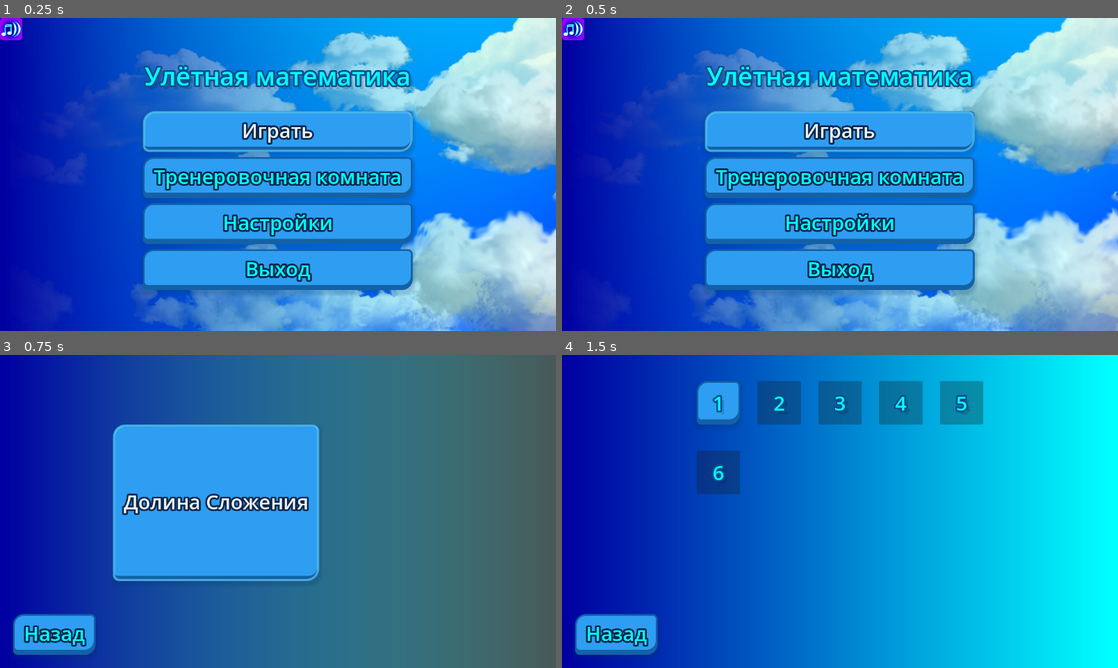
Above: before the commit, frames 1-4 (two rows, left to right).
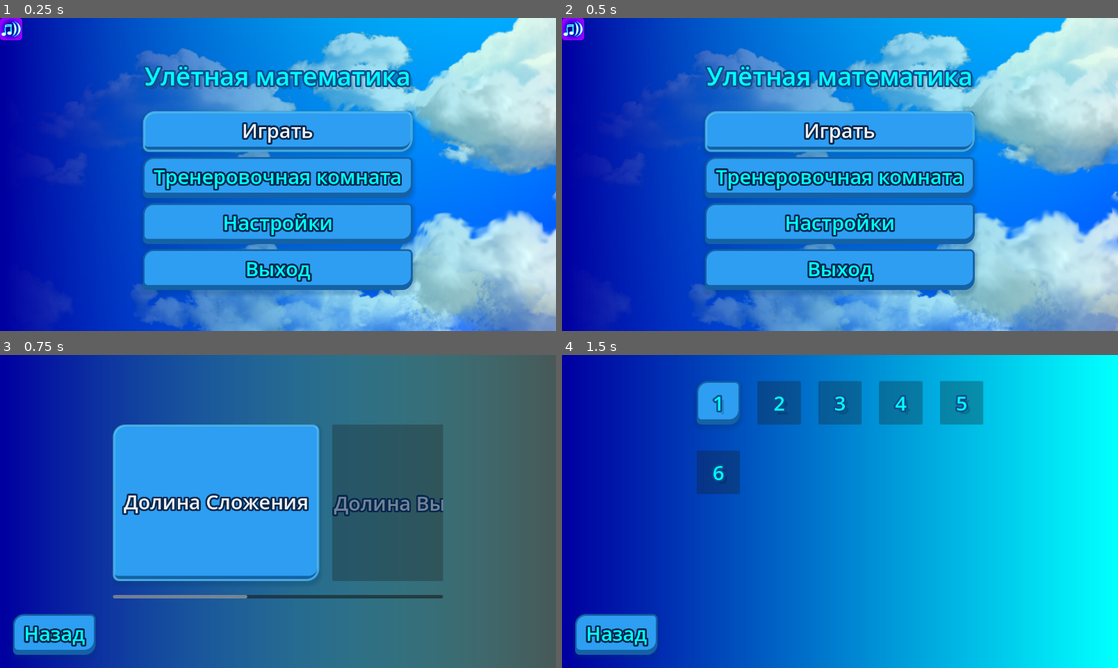
Above: after the commit, the same moments.

Repository: GGamezebo/quizmatik
Game: Godot game, scene res://main.tscn
Same seed, same stepped clock (60 frames per second), same inputs: the game is played once before the commit and once after it. The engine's default icon, where the game draws it, is replaced by a stand-in: a white triangle on a blue panel in a dark square.
Inputs:
- Up to frame 1 (0.25 s): no input
- Up to frame 2 (0.5 s): no input
- Up to frame 3 (0.75 s): click "Играть" at 0.5 s
- Up to frame 4 (1.5 s): click "Долина Сложения" at 1.25 s

Frames 1-2 are identical in both runs. In frame 3, 11% of the frame differs, in the area x 20-80%, y 22-78%; in frame 4, nothing differs.

Commit message:
add 4 level's containers and pass is_exam params

Diff:
--- a/src/common/levels/conditions.gd
+++ b/src/common/levels/conditions.gd
@@ -3,3 +3,7 @@
 
 static func is_unlocked_by_default(_progress: PDataProgress, _args: Array) -> bool:
 	return true
+
+static func is_unlocked_by_exam(_progress: PDataProgress, _args: Array) -> bool:
+	var container_id: String = _args[0]
+	return _progress.progress['levels'].get(container_id, {}).get('exam_passed', false)
--- a/src/common/levels/levels.gd
+++ b/src/common/levels/levels.gd
@@ -11,6 +11,54 @@
 			"unlock_condition": {
 				"name": "is_unlocked_by_default",
 				"args": [],
+			},
+			"levels": [
+				{ "level_id": 1, "config": 'level_1' },
+				{ "level_id": 2, "config": 'level_2' },
+				{ "level_id": 3, "config": 'level_3' },
+				{ "level_id": 4, "config": 'level_4' },
+				{ "level_id": 5, "config": 'level_5' },
+				{ "level_id": 6, "config": 'level_6', 'is_exam': true },
+			]
+		},
+		{
+			"container_id": "container_2_subtraction",
+			"name": "Долина Вычитания",
+			"unlock_condition": {
+				"name": "is_unlocked_by_exam",
+				"args": ["container_1_addition"],
+			},
+			"levels": [
+				{ "level_id": 1, "config": 'level_1' },
+				{ "level_id": 2, "config": 'level_2' },
+				{ "level_id": 3, "config": 'level_3' },
+				{ "level_id": 4, "config": 'level_4' },
+				{ "level_id": 5, "config": 'level_5' },
+				{ "level_id": 6, "config": 'level_6', 'is_exam': true },
+			]
+		},
+		{
+			"container_id": "container_3_multiplication",
+			"name": "Долина Умножения",
+			"unlock_condition": {
+				"name": "is_unlocked_by_exam",
+				"args": ["container_2_subtraction"],
+			},
+			"levels": [
+				{ "level_id": 1, "config": 'level_1' },
+				{ "level_id": 2, "config": 'level_2' },
+				{ "level_id": 3, "config": 'level_3' },
+				{ "level_id": 4, "config": 'level_4' },
+				{ "level_id": 5, "config": 'level_5' },
+				{ "level_id": 6, "config": 'level_6', 'is_exam': true },
+			]
+		},
+		{
+			"container_id": "container_4_division",
+			"name": "Долина Деления",
+			"unlock_condition": {
+				"name": "is_unlocked_by_exam",
+				"args": ["container_3_multiplication"],
 			},
 			"levels": [
 				{ "level_id": 1, "config": 'level_1' },
--- a/src/contexts/game_context/game_context.gd
+++ b/src/contexts/game_context/game_context.gd
@@ -9,8 +9,10 @@
 	if not scenario:
 		var container_id: String = _data.get("container_id", "")
 		var level_id: int = _data.get("level_id", -1)
+		var is_exam: bool = _data.get("is_exam", false)
 		extra_info['container_id'] = container_id
 		extra_info['level_id'] = level_id
+		extra_info['is_exam'] = is_exam
 		scenario = levels_config.get_level_config(container_id, level_id)
 
 	if scenario:
--- a/src/contexts/menu_context/levels/level.gd
+++ b/src/contexts/menu_context/levels/level.gd
@@ -2,9 +2,11 @@
 
 @export var text_lable: Label
 @export var stars: Array[TextureRect]
+var is_exam: bool = false
 
-func initialize(level_id: int, is_unlocked: bool, stars_count: int) -> void:
+func initialize(level_id: int, is_unlocked: bool, stars_count: int, _is_exam: bool) -> void:
 	text_lable.text = str(level_id)
+	is_exam = _is_exam
 	_set_params(is_unlocked, stars_count)
 
 func set_params(is_unlocked: bool, stars_count: int) -> void:
--- a/src/contexts/menu_context/levels/levels_selection.gd
+++ b/src/contexts/menu_context/levels/levels_selection.gd
@@ -24,18 +24,22 @@
 
 	for level in container["levels"]:
 		var lvl_id: int = level["level_id"]
+		var is_exam: bool = level.get("is_exam", false)
 		var btn = level_button.instantiate()
-		btn.initialize(lvl_id, false, 0)
+		btn.initialize(lvl_id, false, 0, is_exam)
 		grid_container.add_child(btn)
 
 		var is_unlocked: bool = progress.is_level_unlocked(container_id, lvl_id)
 		var stars: int = progress.get_level_stars(container_id, lvl_id)
 		btn.set_params(is_unlocked, stars)
 		if is_unlocked:
-			btn.pressed.connect(_on_level_selected.bind(container_id, lvl_id))
+			btn.pressed.connect(_on_level_selected.bind(container_id, lvl_id, is_exam))
 #
-func _on_level_selected(_container_id: String, level_id: int) -> void:
+func _on_level_selected(_container_id: String, level_id: int, is_exam: bool) -> void:
 	print("Loading gameplay for: ", _container_id, " | Level: ", level_id)
-	var data = {'container_id': _container_id, "level_id": level_id}
-	main_events.ev_start_game.emit(data)
+	main_events.ev_start_game.emit({
+		'container_id': _container_id,
+		"level_id": level_id,
+		 "is_exam": is_exam
+	})
 #
